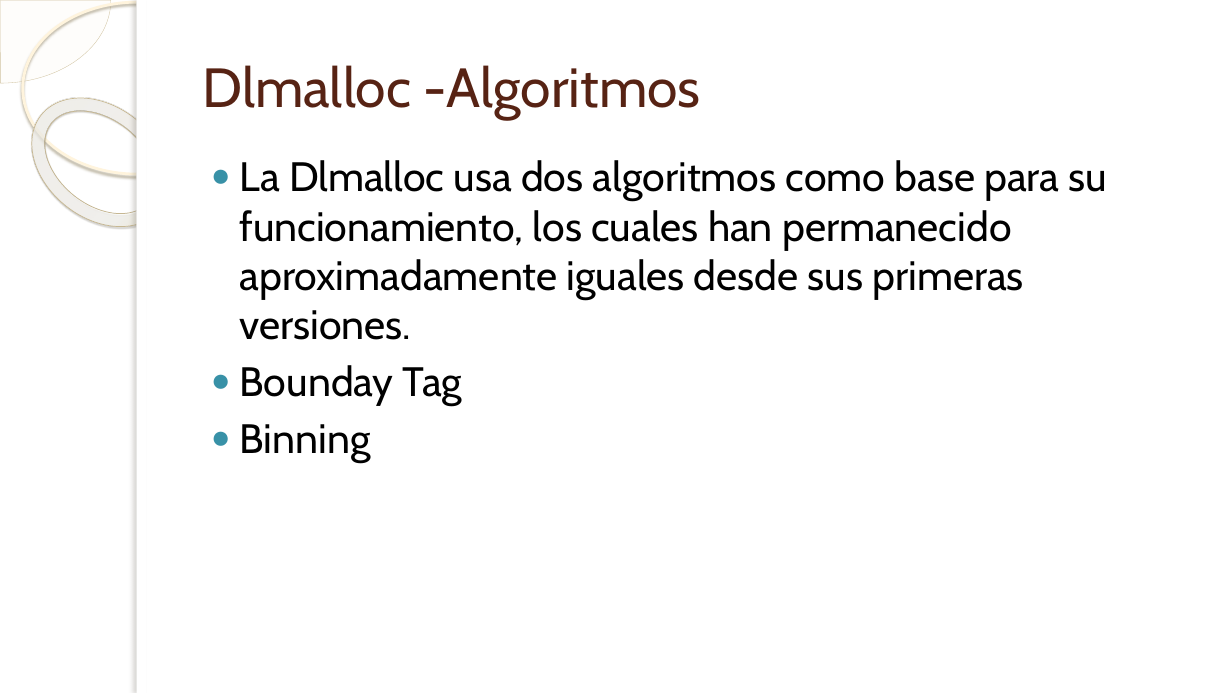
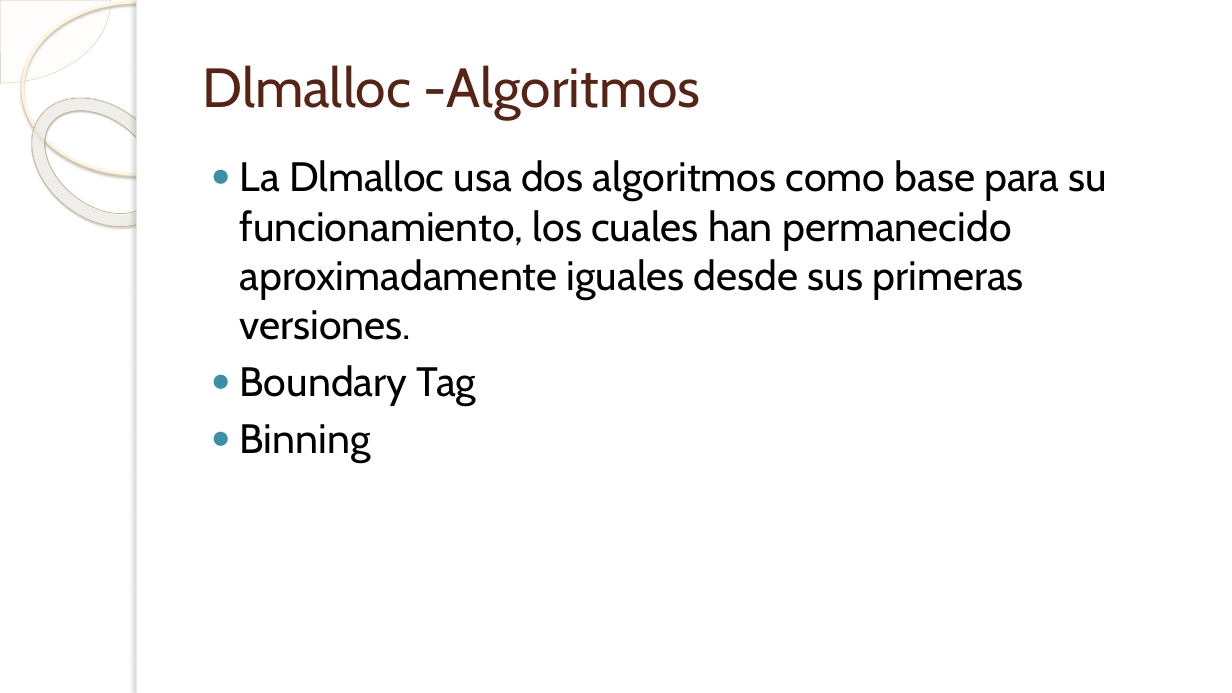
Before and after one commit to kfilella/Investigacion-Garbage-C, a slide deck: slide 8 of Recolección de Basura en C.pptx. Drawn at 1232x693 pixels with LibreOffice and Linux fonts; fonts in the diff are those of the drawing; background and template pictures are left out. Boxes give left, top, right and bottom in pixels: in the first picture for what was removed or moved away, otherwise in the second. Text is boxed around its words. In the diff, an @@ line names an element or a change of style, - is before the commit and + after.

```diff
--- a/Recolección de Basura en C.pptx
+++ b/Recolección de Basura en C.pptx
@@ rectangle at [137,0,1232,693]: fill #FFFFFF to #F9F9F9 @@
@@ text at [239,365,477,406]: text changed @@
-● Bounday Tag
+● Boundary Tag
```
Also in this commit, not shown: 10 other slides changed, 1 slide added, 1 slide removed, 6 other files.
